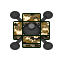
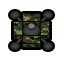
Comparing the layer stacks of the two 64 × 64 images. Changes:
painted on "Ellipse 2", unmasked it over left=10, top=11, right=53, bottom=50
removed layer "Rectangle 4" (was 45%) over left=14, top=22, right=49, bottom=47
removed layer "Ellipse 1 copy 2" over left=43, top=42, right=53, bottom=50
removed layer "Ellipse 1 copy" over left=10, top=42, right=20, bottom=50
removed layer "Layer 6" (was overlay) over left=14, top=14, right=49, bottom=47
removed layer "Layer 2" over left=22, top=36, right=41, bottom=48
removed layer "Rectangle 5" over left=14, top=36, right=25, bottom=46
removed layer "Rectangle 5 copy" over left=38, top=36, right=49, bottom=46
removed layer "Layer 4" over left=41, top=21, right=50, bottom=40
removed layer "Layer 5" over left=13, top=21, right=22, bottom=40
removed layer "Rectangle 5 copy 3" over left=16, top=16, right=27, bottom=27
removed layer "Ellipse 1 copy 4" over left=10, top=11, right=20, bottom=19
removed layer "Rectangle 5 copy 2" over left=36, top=16, right=47, bottom=27
removed layer "Ellipse 1 copy 3" over left=43, top=11, right=53, bottom=19
removed layer "Ellipse 1" over left=23, top=23, right=40, bottom=38
removed layer "Layer 3" over left=22, top=13, right=41, bottom=25
